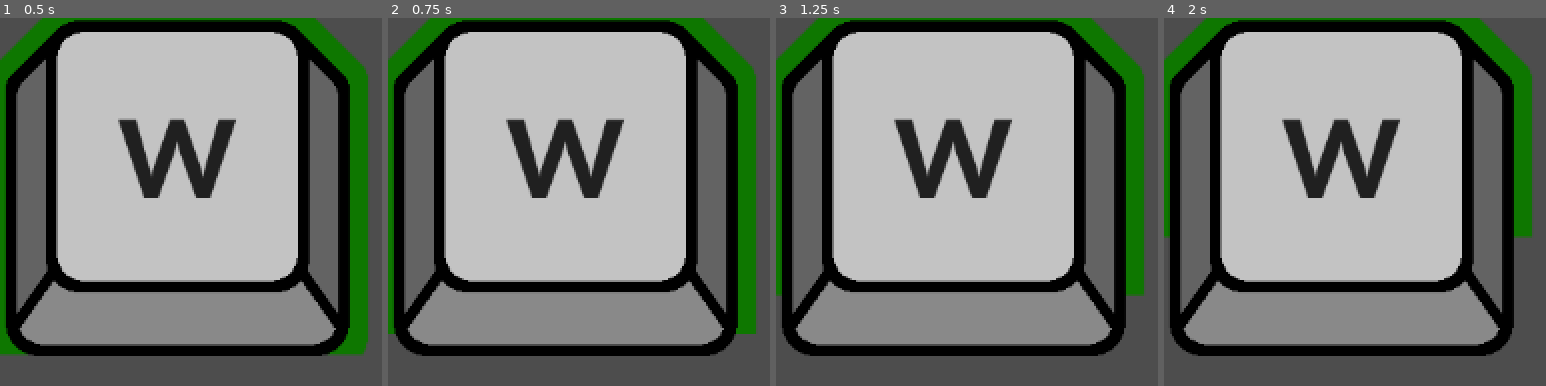
Above: before the commit, frames 1-4 (left to right).
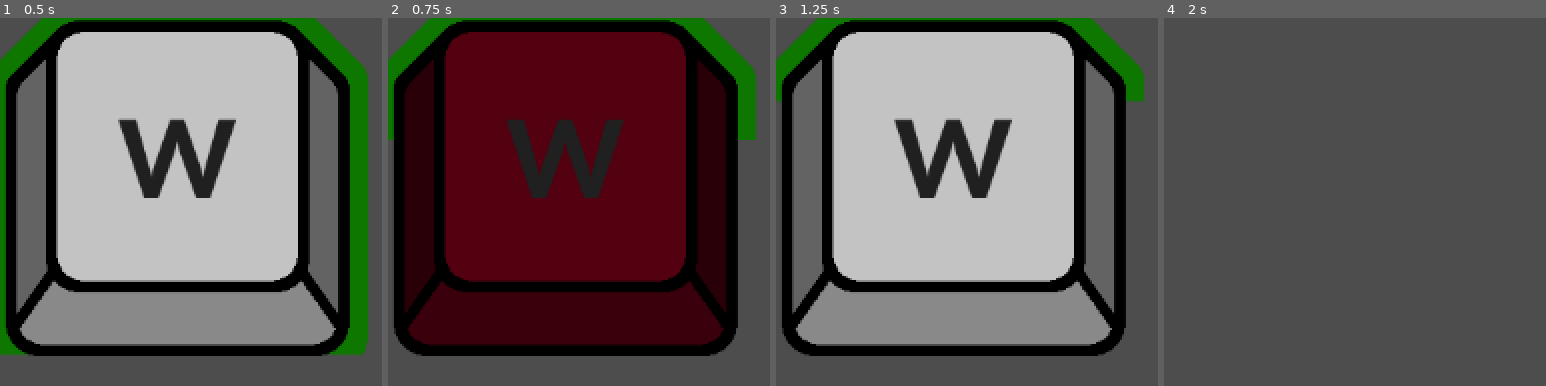
Above: after the commit, the same moments.

Repository: Slumbergeist/Minigame-Project
Game: Godot game, scene res://Objects/key.tscn
Two runs of this game, one before a commit and one after it. Both use one fixed random seed, a clock stepped at 60 frames per second and the inputs below. This scene is started directly instead of the project's main scene.
Inputs:
- Up to frame 1 (0.5 s): no input
- Up to frame 2 (0.75 s): tap Enter at 0.5 s; hold D (right) from 0.53 s (still down); tap Q (peek_L) at 0.6 s
- Up to frame 3 (1.25 s): keep holding D (right)
- Up to frame 4 (2 s): release D (right) at 1.28 s; hold S (down) from 1.28 s (still down); tap E (peek_R) at 1.35 s

Frame 1 is identical in both runs. In frame 2, 64% of the frame differs, in the area x 0-97%, y 3-90%; in frame 3, 3.3%; in frame 4, 75%, in the area x 0-97%, y 0-92%.

Commit message:
Basic setup for new "key" scene compeleted. Minor adjustments required. Preparation for game controller.

Diff:
--- a/Objects/key.gd
+++ b/Objects/key.gd
@@ -1,37 +1,14 @@
 extends Control
 
-# TODO: Integrate random key selections and frequency changes
+# TODO:
+# Custom penalty sound and look
 
 ## The key associated with the instance
 @export var key_label: String = "W"
+## If randomize is enabled, the Key Label property will be ignored and will be randomly assigned a valid key
+@export var randomize_key_label: bool = false
 ## How the key will be interacted with. TAP requires a single press. SPAM requires multiple button presses. HOLD requires one button press, but without releasing.
 @export_enum("Tap", "Spam", "Hold") var key_type: String = "Tap"
-
-
-@export_group("Groups") # -------------------------------------------
-## Determines whether the key is intended to be alone or with groups of keys
-@export var multiple_keys: bool = false
-## Determines this key's order in relation to other keys
-@export_range(1, 100) var sequence: int = 1
-## Determines whether the player needs to press this key or not
-@export var active: bool = true
-
-
-@export_group("Timers") # -------------------------------------------
-
-@export_subgroup("Failure")
-## Enables a timer that will fail the player once the time is up
-@export var fail_time_limit: bool = true
-## Sets the amount of time for the failure time limit
-@export var fail_time_speed: float = 5.0
-
-@export_subgroup("Penalty")
-## Enables a timer that will penalize the player once the time is up
-@export var penalty_time_limit: bool = false
-## Determines the penalty that occurs once the penalty timer reaches zero. TIME LOSS reduces the fail timer. PROGRESS LOSS reduces the player's accumulated progress.
-@export_enum("Time Loss", "Progress Loss") var penalty_type: String = "Time Loss"
-## Sets the amount of time for the penalty time limit
-@export var penalty_time_speed: float = 3.0
 
 
 @export_group("Progression") # -------------------------------------------
@@ -44,6 +21,23 @@
 ## Determines how much progress is lost during decay sequences
 @export var decay_speed: float = 0.5
 
+@export_subgroup("Penalty")
+## If enabled, will inflict a penalty if the player presses the wrong key
+@export var penalty: bool = false
+## Determines the penalty given to the player. TIME LOSS reduces the fail timer. PROGRESS LOSS reduces the player's accumulated progress.
+@export_enum("Time Loss", "Progress Loss") var penalty_type: String = "Time Loss"
+## The severity of the penalty if the penalty_type is set to "Time Loss"
+@export var timer_penalty: float = 0.5
+## The severity of the penalty if the penalty_type is set to "Progress Loss"
+@export var progress_penalty: float = 20.0
+
+
+@export_group("Timer") # -------------------------------------------
+## Enables a timer that will fail the player once the time is up
+@export var fail_time_limit: bool = true
+## Sets the amount of time for the failure time limit
+@export var fail_time_speed: float = 5.0
+
 
 @export_group("Switching") # -------------------------------------------
 ## Will enable the key label to change throughout the game
@@ -51,7 +45,18 @@
 ## Determines approximately how often the key will switch
 @export var switch_frequency: float = 2.5
 
+
+@export_group("Groups") # -------------------------------------------
+## Determines whether the key is intended to be alone or with groups of keys
+@export var multiple_keys: bool = false
+## Determines this key's order in relation to other keys
+@export_range(1, 100) var sequence: int = 1
+## Determines whether the player needs to press this key or not
+@export var active: bool = true
+
+
 var game_over_state: bool = false
+var rng = RandomNumberGenerator.new()
 
 ## Emitted upon successful key press
 signal key_success()
@@ -64,7 +69,6 @@
 @onready var fail_timer_bar: TextureProgressBar = $Timer
 
 @onready var fail_timer: Timer = $"Timers/Fail Timer"
-@onready var penalty_timer: Timer = $"Timers/Penalty Timer"
 @onready var frequency_timer: Timer = $"Timers/Frequency Timer"
 
 @onready var se_success: AudioStreamPlayer = $Audio/Success
@@ -72,11 +76,13 @@
 
 
 func _ready() -> void:
-	key_label_box.text = key_label
+	set_key()
 	if fail_time_limit:
 		fail_timer_bar.max_value = fail_time_speed * 100
 		fail_timer_bar.value = fail_time_speed * 100
 		fail_timer.start(fail_time_speed)
+	if switch:
+		frequency_timer.start(switch_frequency)
 
 func _process(delta: float) -> void:
 	fail_timer_bar.value = fail_timer.time_left * 100
@@ -91,6 +97,21 @@
 				progress("Tap")
 			elif event.pressed:
 				progress("Hold")
+		else:
+			if penalty:
+				error_penalty()
+				match penalty_type:
+					"Time Loss":
+						var time_marker = fail_timer.time_left
+						fail_timer.stop()
+						if time_marker <= timer_penalty:
+							key_event_failure()
+						else:
+							fail_timer.start(time_marker - timer_penalty)
+					"Progress Loss":
+						progress_bar.value -= progress_penalty
+					_:
+						push_warning('"%s" is not an acceptable penalty type!' % penalty_type)
 
 func is_key_in_group(key: String) -> bool:
 	var active_keys = get_tree().get_nodes_in_group("Active Keys")
@@ -111,7 +132,7 @@
 			if trigger == "Tap":
 				progress_bar.value += progress_strength
 		_:
-			push_warning('"%s" is not an acceptable key type' % key_type)
+			push_warning('"%s" is not an acceptable key type!' % key_type)
 	if success_check():
 		key_event_success()
 
@@ -124,8 +145,6 @@
 	game_over_state = true
 	if not fail_timer.is_stopped():
 		fail_timer.stop()
-	elif not penalty_timer.is_stopped():
-		penalty_timer.stop()
 	elif not frequency_timer.is_stopped():
 		frequency_timer.stop()
 	fail_timer_bar.tint_over = Util.success_color
@@ -136,9 +155,27 @@
 
 func key_event_failure() -> void:
 	game_over_state = true
+	progress_bar.value = 0
 	progress_bar.tint_over = Util.failure_color
 	fail_timer_bar.tint_over = Util.failure_color
 	key_failure.emit()
 	se_failure.play()
 	await se_failure.finished
 	queue_free()
+
+func error_penalty() -> void:
+	progress_bar.tint_over = Util.failure_color
+	fail_timer_bar.tint_over = Util.failure_color
+	se_failure.play()
+	await se_failure.finished
+	progress_bar.tint_over = "#ffffff"
+	fail_timer_bar.tint_over = "#ffffff"
+
+func set_key() -> void:
+	if randomize_key_label:
+		var selected_action = Util.valid_actions[rng.randi_range(0, (Util.valid_actions.size() - 1))]
+		var new_key = Util.action_to_keycode(selected_action)
+		key_label = new_key
+		key_label_box.text = new_key
+	else:
+		key_label_box.text = key_label
--- a/Objects/key.tscn
+++ b/Objects/key.tscn
@@ -19,6 +19,7 @@
 progress_strength = 8.0
 decay = true
 decay_speed = 1.0
+penalty = true
 
 [node name="Progress" type="TextureProgressBar" parent="."]
 z_index = 1
@@ -83,8 +84,6 @@
 
 [node name="Fail Timer" type="Timer" parent="Timers"]
 
-[node name="Penalty Timer" type="Timer" parent="Timers"]
-
 [node name="Frequency Timer" type="Timer" parent="Timers"]
 
 [node name="Audio" type="Control" parent="."]
@@ -100,3 +99,4 @@
 volume_db = -18.116
 
 [connection signal="timeout" from="Timers/Fail Timer" to="." method="key_event_failure"]
+[connection signal="timeout" from="Timers/Frequency Timer" to="." method="set_key"]
